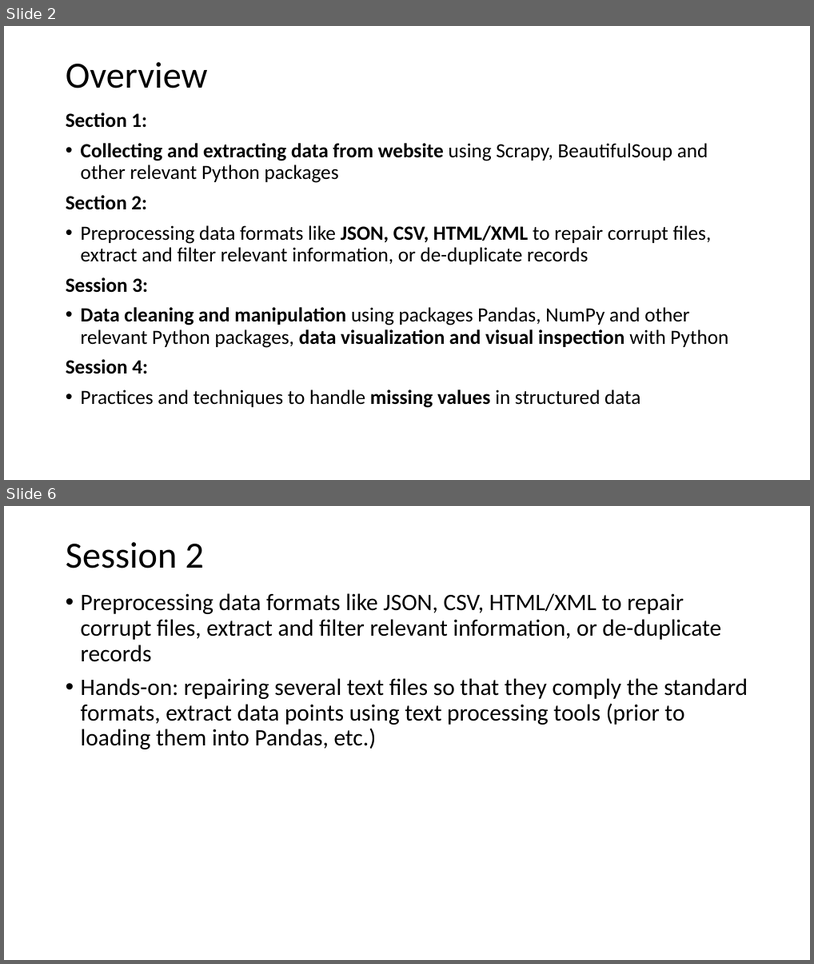
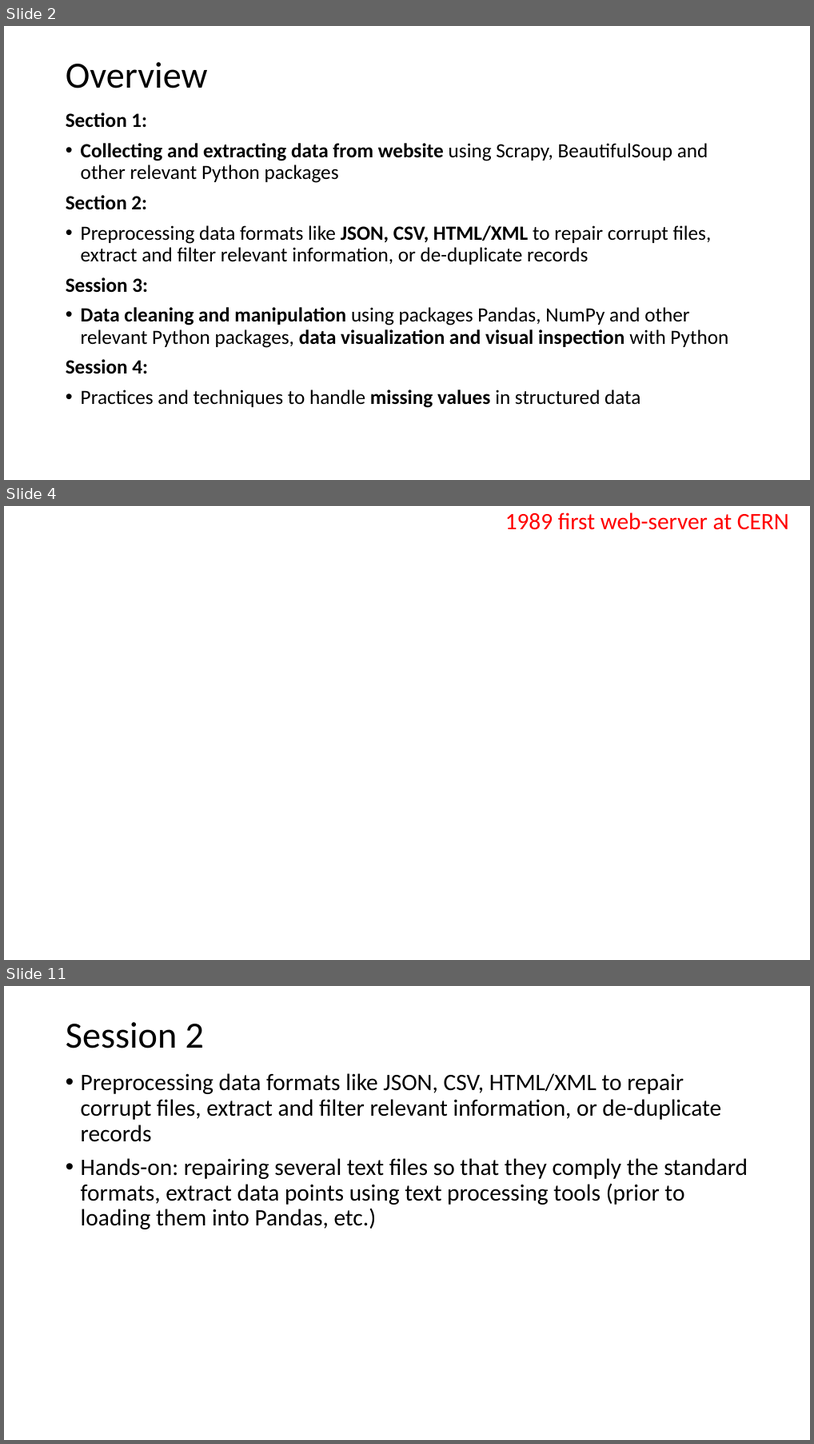
Before and after one commit to kingmolnar/Structured-Unstructured-Data-Collection-Storage-Cleaning-Preprocessing, a slide deck: 01-Web-Scraping/main.pptx. Shown one above the other, each under a label of ours: slides 2 and 6 before the commit, slides 2, 4 and 11 after it; the slides between them are not shown. The pictures are 814x964 and 814x1444 pixels, drawn with LibreOffice and Linux fonts; fonts in the diff are those of the drawing; background and template pictures are left out. Boxes give left, top, right and bottom in pixels: in the first picture for what was removed or moved away, otherwise in the second. Text is boxed around its words. In the diff, an @@ line names an element or a change of style, - is before the commit and + after.

```diff
--- a/01-Web-Scraping/main.pptx
+++ b/01-Web-Scraping/main.pptx
@@ slide 4 added at bbox=[4, 506, 810, 960], background picture (left out) @@
@@ text added at bbox=[506, 512, 790, 530], 28 pt, text #FF0000 @@
+1989 first web-server at CERN
@@ what was slide 6 is now slide 11 @@
```
Also in this commit, not shown: 6 other slides added, 2 slides removed.
